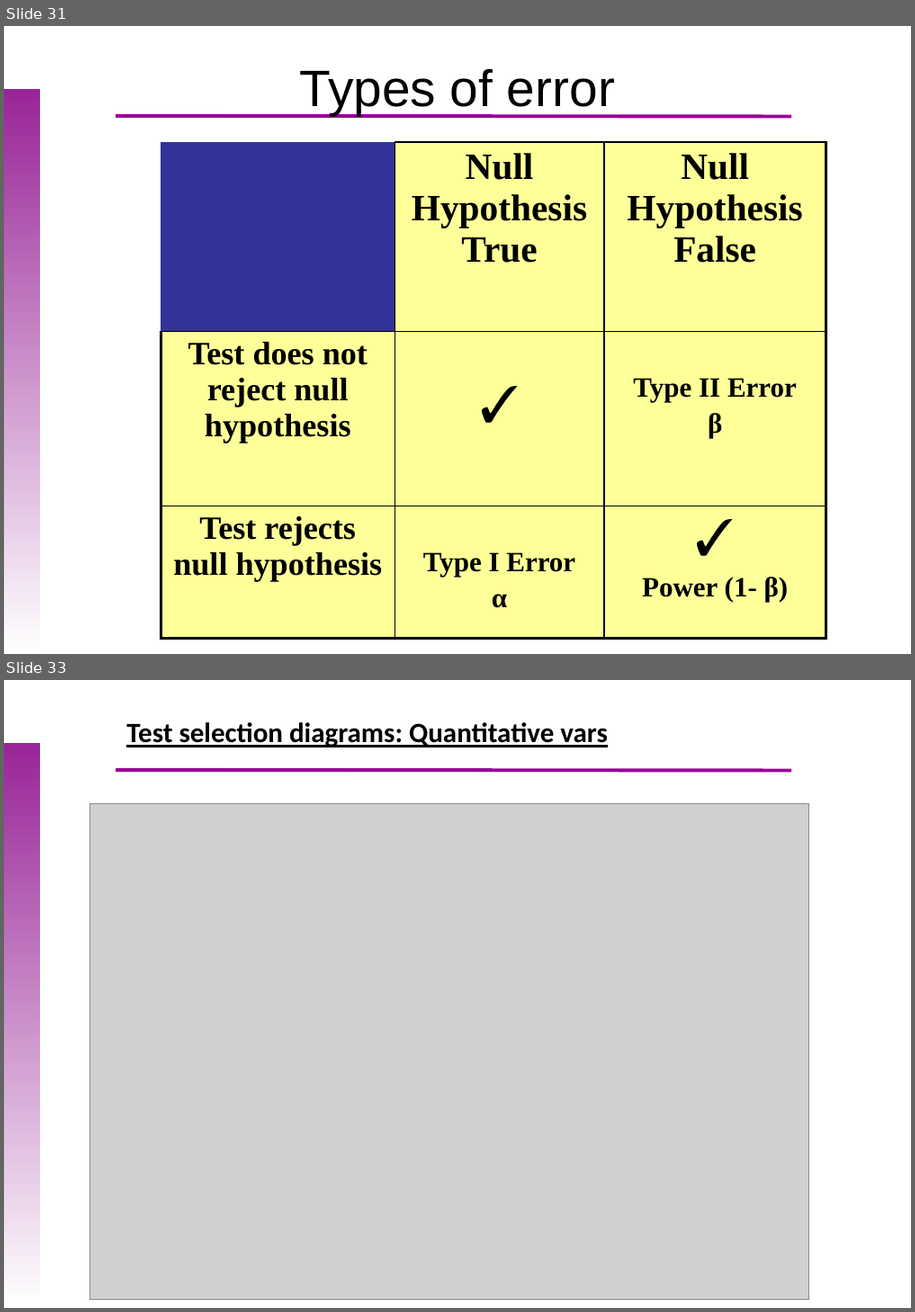
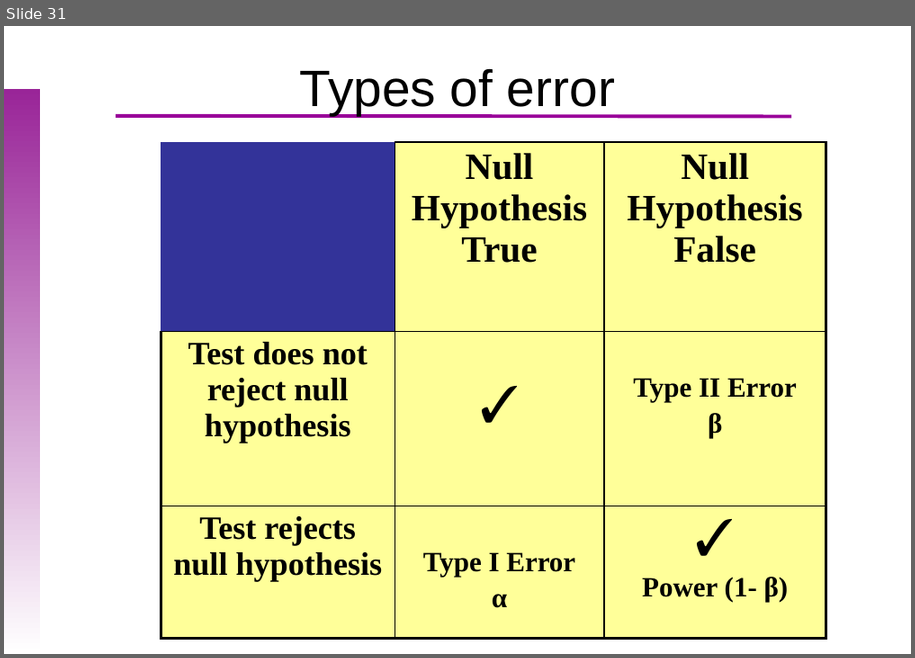
Before and after one commit to uebvhir/Course_Basic_Statistics_2019, a slide deck: Sessio_6/EBB_2018_Session_6_Hypothesis_tests.pptx. Shown one above the other, each under a label of ours: slides 31 and 33 before the commit, slide 31 after it; the slides between them are not shown. The pictures are 915x1312 and 915x658 pixels, drawn with LibreOffice and Linux fonts; fonts in the diff are those of the drawing; grey boxes stand for pictures; background and template pictures are left out. Boxes give left, top, right and bottom in pixels: in the first picture for what was removed or moved away, otherwise in the second. Text is boxed around its words. In the diff, an @@ line names an element or a change of style, - is before the commit and + after.

```diff
--- a/Sessio_6/EBB_2018_Session_6_Hypothesis_tests.pptx
+++ b/Sessio_6/EBB_2018_Session_6_Hypothesis_tests.pptx
@@ slide 33 removed at (x1=4, y1=680, x2=911, y2=1308), background picture (left out); not listed: 2 template elements that a slide beside it also shows @@
@@ text removed at (x1=126, y1=722, x2=608, y2=748) @@
-Test selection diagrams: Quantitative vars
@@ picture removed at (x1=90, y1=803, x2=809, y2=1300) @@
```
Also in this commit, not shown: 5 slides changed, 8 slides added, 1 other slide removed, 15 other files.
